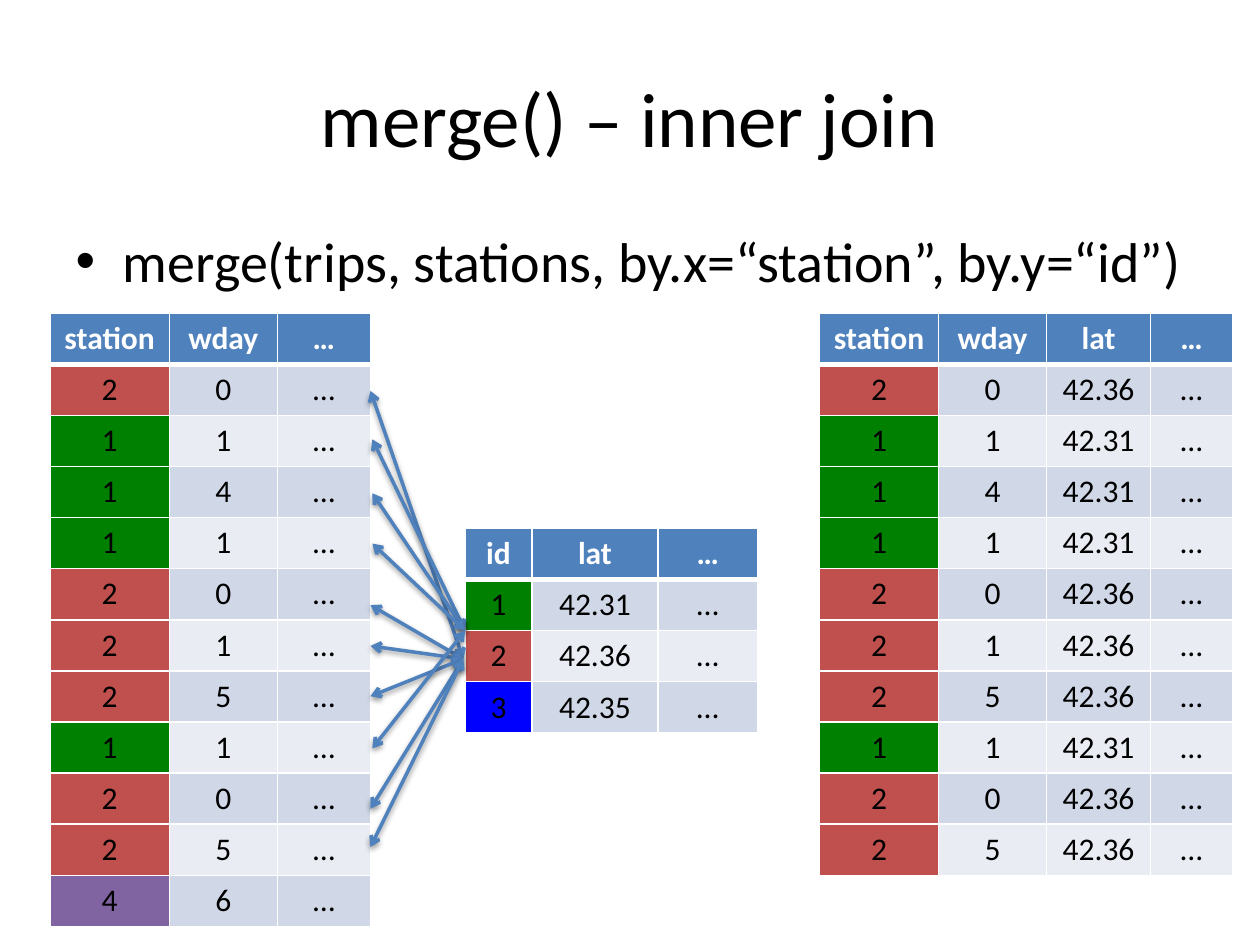
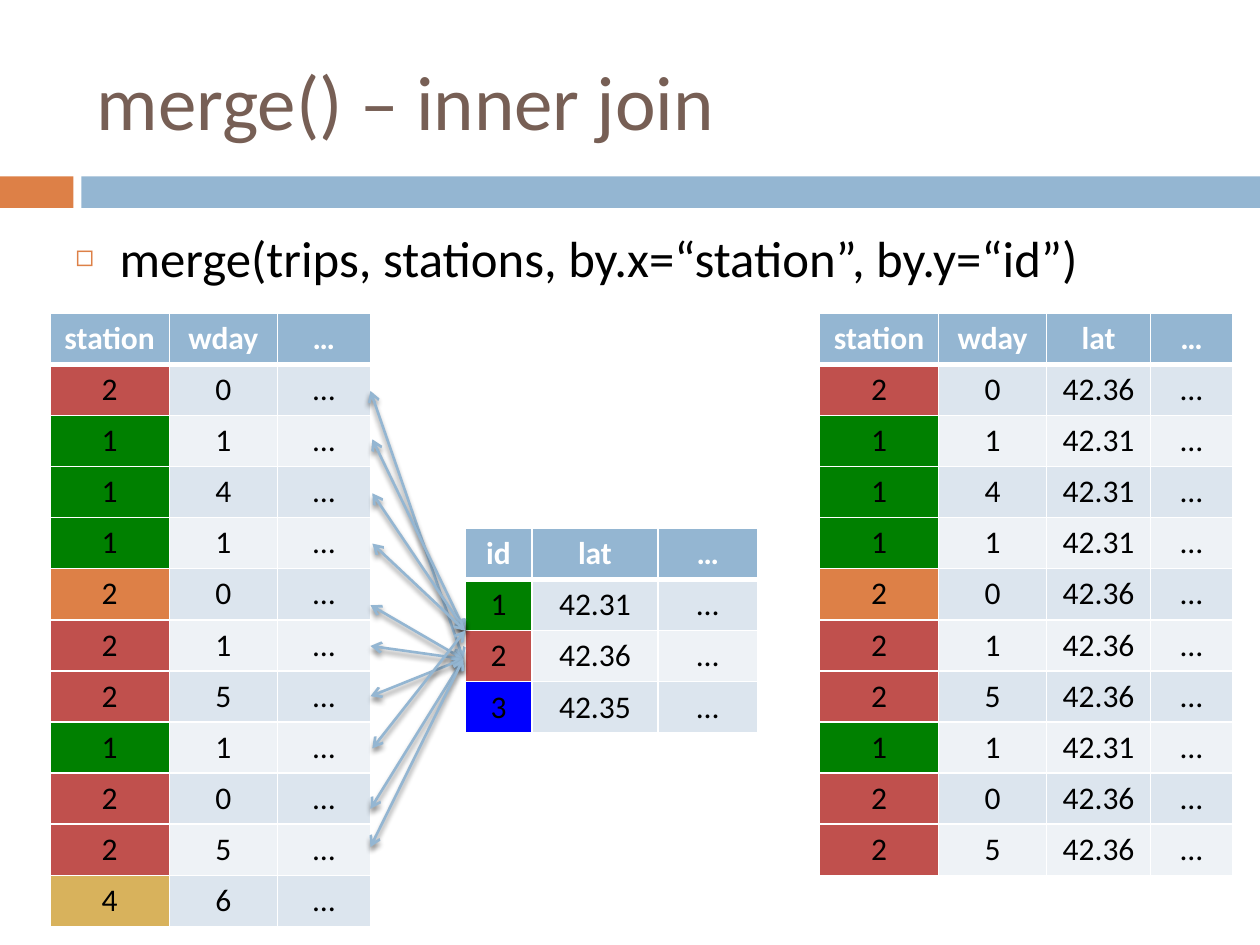
Before and after one commit to IainNZ/ORSoftwareTools2014, a slide deck: slide 12 of IntermediateR/slides.pptx. Drawn at 1260x945 pixels with LibreOffice and Linux fonts; fonts in the diff are those of the drawing. Boxes give left, top, right and bottom in pixels: in the first picture for what was removed or moved away, otherwise in the second. Text is boxed around its words. In the diff, an @@ line names an element or a change of style, - is before the commit and + after.

```diff
--- a/IntermediateR/slides.pptx
+++ b/IntermediateR/slides.pptx
@@ title "merge() – inner join": place and size @@
-title "merge() – inner join" at [321,91,938,161]
+title "merge() – inner join" at [97,74,714,143]
@@ title "merge() – inner join" at [97,74,714,143]: text colour #000000 to #775F55; alignment centre to left @@
@@ rectangle added at [0,176,73,208], fill #DD8047 @@
@@ rectangle added at [82,176,1260,208], fill #94B6D2 @@
@@ text "merge(trips, stations, by.x=“station”, by.y=“id”)" at [120,240,1077,286]: size 32 to 29 pt; bullet • to ◻ @@
@@ table at [50,314,372,927] @@
@@ fill #4F81BD to #94B6D2 in row 1 @@
@@ fill #D0D8E8 to #DCE5EE in 12 cells @@
@@ fill #E9EDF4 to #EEF3F7 in 10 cells @@
@@ fill #C0504D to #DD8047 in row 6, column 1 @@
@@ fill #8064A2 to #D8B25C in row 12, column 1 @@
@@ table at [819,314,1234,876] @@
@@ fill #4F81BD to #94B6D2 in row 1 @@
@@ fill #D0D8E8 to #DCE5EE in 15 cells @@
@@ fill #E9EDF4 to #EEF3F7 in 15 cells @@
@@ fill #C0504D to #DD8047 in row 6, column 1 @@
@@ double arrow (370, 391) - (464, 659): stroke #4F81BD 2 pt to #94B6D2 1.5 pt @@
@@ double arrow (373, 440) - (465, 631): stroke #4F81BD 2 pt to #94B6D2 1.5 pt @@
@@ double arrow (373, 494) - (465, 631): stroke #4F81BD 2 pt to #94B6D2 1.5 pt @@
@@ table at [465,528,757,732] @@
@@ fill #4F81BD to #94B6D2 in row 1 @@
@@ fill #D0D8E8 to #DCE5EE in 4 cells @@
@@ fill #E9EDF4 to #EEF3F7 in 2 cells @@
@@ double arrow (373, 543) - (465, 631): stroke #4F81BD 2 pt to #94B6D2 1.5 pt @@
@@ double arrow (370, 605) - (464, 659): stroke #4F81BD 2 pt to #94B6D2 1.5 pt @@
@@ double arrow (370, 646) - (464, 659): stroke #4F81BD 2 pt to #94B6D2 1.5 pt @@
@@ double arrow (370, 697) - (464, 659): stroke #4F81BD 2 pt to #94B6D2 1.5 pt @@
@@ double arrow (370, 809) - (464, 659): stroke #4F81BD 2 pt to #94B6D2 1.5 pt @@
@@ double arrow (370, 847) - (464, 659): stroke #4F81BD 2 pt to #94B6D2 1.5 pt @@
@@ double arrow (373, 748) - (465, 631): stroke #4F81BD 2 pt to #94B6D2 1.5 pt @@
```
Also in this commit, not shown: 14 other slides changed, 1 other file.
